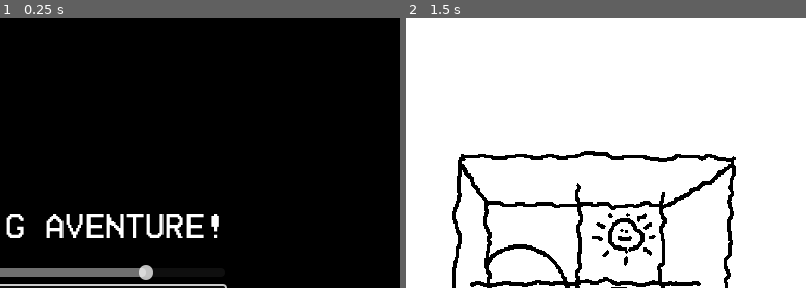
Above: before the commit, frames 1-2 (left to right).
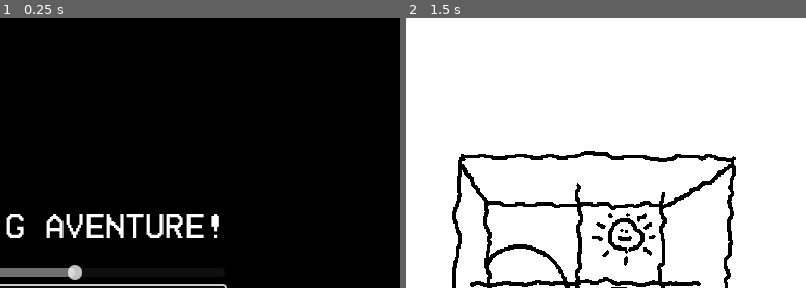
Above: after the commit, the same moments.

Repository: zombietfk/godot.games.bobs-platform-adventure
Game: Godot game, scene res://main_menu.tscn
The game is run twice, just before and just after one commit, with the same random seed, the same clock (stepped at 60 frames per second) and the same inputs.
Inputs:
- Up to frame 1 (0.25 s): no input
- Up to frame 2 (1.5 s): click "Start!" at 0.5 s; tap Enter (interaction) at 1.25 s; hold Right (move_right) from 1.28 s (still down); hold Down (aim_down) from 1.28 s (still down)
The pictures show only the part of the screen within x 50-100%, y 5-55%; the shares and areas given below are measured in that part.

The runs differ from the first frame. In frame 1, 0.8% of the frame differs, in the area x 17-39%, y 91-98%; in frame 2, nothing differs.

Commit message:
Rebalanced and added master volume control to pause menu, added cutscene music

Diff:
--- a/cutscenes/opening.tscn
+++ b/cutscenes/opening.tscn
@@ -7,6 +7,7 @@
 [ext_resource type="Texture2D" uid="uid://dfqbouqi2gdrq" path="res://cutscenes/intro_3.png" id="3_pb3xr"]
 [ext_resource type="FontFile" uid="uid://bl5u1y53d40ig" path="res://ui/HomeVideo-BLG6G.ttf" id="6_ccdgc"]
 [ext_resource type="Script" uid="uid://36fsqxphi64s" path="res://cutscenes/typewriter_label.gd" id="7_3l142"]
+[ext_resource type="AudioStream" uid="uid://ciq23c85qpkvy" path="res://cutscene_music.mp3" id="8_gkbse"]
 
 [sub_resource type="Animation" id="Animation_pb3xr"]
 length = 0.001
@@ -364,3 +365,8 @@
 label_settings = SubResource("LabelSettings_kc107")
 autowrap_mode = 2
 script = ExtResource("7_3l142")
+
+[node name="AudioStreamPlayer" type="AudioStreamPlayer" parent="." unique_id=636644302]
+stream = ExtResource("8_gkbse")
+autoplay = true
+parameters/looping = true
--- a/cutscenes/opening_cutscene_controller.gd
+++ b/cutscenes/opening_cutscene_controller.gd
@@ -42,11 +42,13 @@
 var _c_label_index = 0;
 @export var cutscene_typewriter: TypewriterLabel;
 @export var animation_player: AnimationPlayer;
+@onready var music: AudioStreamPlayer = $AudioStreamPlayer;
 
 func _init()->void:
 	RenderingServer.set_default_clear_color(Color.WHITE);
 
 func _ready()->void:
+	music.seek(2.0);
 	animation_player.play("RESET");
 	cutscene_typewriter.finished_writing.connect(_wait_for_input_then_play_next);
 
--- a/main.tscn
+++ b/main.tscn
@@ -13,6 +13,7 @@
 [ext_resource type="Texture2D" uid="uid://dh2t3yqy7jnph" path="res://ui/face_smile.png" id="6_272bh"]
 [ext_resource type="Texture2D" uid="uid://csbgstbk3iit4" path="res://ui/circular_circle.png" id="7_5vw27"]
 [ext_resource type="Script" uid="uid://dhwpen6bnogod" path="res://ui/cheats_ui_warp_level.gd" id="9_4c57u"]
+[ext_resource type="Script" uid="uid://vmi8mua4h0y1" path="res://ui/master_volume_controller.gd" id="13_w48qg"]
 
 [sub_resource type="LabelSettings" id="LabelSettings_ycdy4"]
 font = ExtResource("4_dg77c")
@@ -55,6 +56,10 @@
 font = ExtResource("4_dg77c")
 font_size = 48
 
+[sub_resource type="LabelSettings" id="LabelSettings_glbon"]
+font = ExtResource("4_dg77c")
+font_size = 18
+
 [node name="Main" type="Node2D" unique_id=1316412496]
 process_mode = 3
 script = ExtResource("1_lquwl")
@@ -205,22 +210,35 @@
 
 [node name="CenterContainer" type="CenterContainer" parent="GameUI/UI/PauseUI" unique_id=530971016]
 layout_mode = 1
-anchors_preset = 8
-anchor_left = 0.5
-anchor_top = 0.5
-anchor_right = 0.5
-anchor_bottom = 0.5
-offset_left = -288.0
-offset_top = -200.0
-offset_right = 288.0
-offset_bottom = 200.0
-grow_horizontal = 2
-grow_vertical = 2
-
-[node name="Label" type="Label" parent="GameUI/UI/PauseUI/CenterContainer" unique_id=2055303644]
+anchors_preset = 15
+anchor_right = 1.0
+anchor_bottom = 1.0
+grow_horizontal = 2
+grow_vertical = 2
+
+[node name="VBoxContainer" type="VBoxContainer" parent="GameUI/UI/PauseUI/CenterContainer" unique_id=524594978]
+layout_mode = 2
+
+[node name="Label" type="Label" parent="GameUI/UI/PauseUI/CenterContainer/VBoxContainer" unique_id=2055303644]
 layout_mode = 2
 text = "PAUSED"
 label_settings = SubResource("LabelSettings_w48qg")
+
+[node name="Label2" type="Label" parent="GameUI/UI/PauseUI/CenterContainer/VBoxContainer" unique_id=1991664065]
+layout_mode = 2
+text = "Master Volume"
+label_settings = SubResource("LabelSettings_glbon")
+
+[node name="MasterVolumeController" type="HBoxContainer" parent="GameUI/UI/PauseUI/CenterContainer/VBoxContainer" unique_id=1303257056]
+layout_mode = 2
+
+[node name="HSlider" type="HSlider" parent="GameUI/UI/PauseUI/CenterContainer/VBoxContainer/MasterVolumeController" unique_id=459014070]
+layout_mode = 2
+size_flags_horizontal = 3
+size_flags_vertical = 1
+value = 75.0
+script = ExtResource("13_w48qg")
+use_current_master_volume = true
 
 [node name="Player" parent="." unique_id=389177389 node_paths=PackedStringArray("camera", "player_heath_ui", "lives_count_label_ui") instance=ExtResource("1_0xm2m")]
 process_mode = 1
@@ -241,3 +259,4 @@
 [connection signal="pressed" from="GameUI/UI/CheatBox/PlayerDifficultyUI/EasyMode" to="GameUI/UI/CheatBox/PlayerDifficultyUI" method="_on_easy_mode_pressed"]
 [connection signal="pressed" from="GameUI/UI/CheatBox/PlayerDifficultyUI/NormalMode" to="GameUI/UI/CheatBox/PlayerDifficultyUI" method="_on_normal_mode_pressed"]
 [connection signal="pressed" from="GameUI/UI/CheatBox/PlayerDifficultyUI/HardMode" to="GameUI/UI/CheatBox/PlayerDifficultyUI" method="_on_hard_mode_pressed"]
+[connection signal="changed" from="GameUI/UI/PauseUI/CenterContainer/VBoxContainer/MasterVolumeController/HSlider" to="GameUI/UI/PauseUI/CenterContainer/VBoxContainer/MasterVolumeController/HSlider" method="_value_changed"]
--- a/main_menu.tscn
+++ b/main_menu.tscn
@@ -3,7 +3,7 @@
 [ext_resource type="FontFile" uid="uid://bl5u1y53d40ig" path="res://ui/HomeVideo-BLG6G.ttf" id="1_06t4h"]
 [ext_resource type="Script" uid="uid://buko0op3ok08h" path="res://main_menu.gd" id="1_fu7sn"]
 [ext_resource type="Texture2D" uid="uid://bo7vwjgkdvcgm" path="res://player/bob_sprite.png" id="2_7vrkn"]
-[ext_resource type="Script" uid="uid://vmi8mua4h0y1" path="res://ui/master_volume_controller.gd" id="4_glbon"]
+[ext_resource type="PackedScene" uid="uid://fxtkyrhbeyuk" path="res://ui/master_volume_controller.tscn" id="4_glbon"]
 [ext_resource type="AudioStream" uid="uid://be6xey68t1ytg" path="res://menu_music.mp3" id="4_jix8l"]
 
 [sub_resource type="LabelSettings" id="LabelSettings_fu7sn"]
@@ -12,10 +12,6 @@
 [sub_resource type="LabelSettings" id="LabelSettings_7vrkn"]
 font = ExtResource("1_06t4h")
 font_size = 32
-
-[sub_resource type="LabelSettings" id="LabelSettings_glbon"]
-font = ExtResource("1_06t4h")
-font_size = 18
 
 [sub_resource type="Theme" id="Theme_06t4h"]
 default_font = ExtResource("1_06t4h")
@@ -70,20 +66,8 @@
 text = "BOB'S BIG AVENTURE!"
 label_settings = SubResource("LabelSettings_7vrkn")
 
-[node name="HBoxContainer2" type="HBoxContainer" parent="CanvasLayer/Control/CenterContainer/VBoxContainer" unique_id=1682632971]
+[node name="MasterVolumeController" parent="CanvasLayer/Control/CenterContainer/VBoxContainer" unique_id=1303257056 instance=ExtResource("4_glbon")]
 layout_mode = 2
-
-[node name="Label" type="Label" parent="CanvasLayer/Control/CenterContainer/VBoxContainer/HBoxContainer2" unique_id=325228546]
-layout_mode = 2
-text = "Master Volume"
-label_settings = SubResource("LabelSettings_glbon")
-
-[node name="HSlider" type="HSlider" parent="CanvasLayer/Control/CenterContainer/VBoxContainer/HBoxContainer2" unique_id=54401804]
-layout_mode = 2
-size_flags_horizontal = 3
-size_flags_vertical = 1
-value = 75.0
-script = ExtResource("4_glbon")
 
 [node name="Button" type="Button" parent="CanvasLayer/Control/CenterContainer/VBoxContainer" unique_id=1303368107]
 layout_mode = 2
@@ -95,5 +79,4 @@
 autoplay = true
 parameters/looping = true
 
-[connection signal="changed" from="CanvasLayer/Control/CenterContainer/VBoxContainer/HBoxContainer2/HSlider" to="CanvasLayer/Control/CenterContainer/VBoxContainer/HBoxContainer2/HSlider" method="_value_changed"]
 [connection signal="pressed" from="CanvasLayer/Control/CenterContainer/VBoxContainer/Button" to="." method="_begin_game"]
--- a/project_time_traker.json
+++ b/project_time_traker.json
@@ -1,9 +1,9 @@
 {
-  "2D": 73317.3076994419,
+  "2D": 73508.6478137969,
   "AFK": 530.968808412552,
   "AssetLib": 818.369792461395,
-  "Editor": 514655.508683682,
-  "External": 360875.222052336,
-  "Game": 38686.6021957398,
-  "Script": 40958.0069437028
+  "Editor": 521101.969501734,
+  "External": 365866.85464263,
+  "Game": 39246.9205162526,
+  "Script": 41661.1767365933
 }
--- a/ui/master_volume_controller.gd
+++ b/ui/master_volume_controller.gd
@@ -1,13 +1,34 @@
 extends HSlider
 
+@export var use_current_master_volume := false;
+
 func _ready()->void:
-	_set_volume(value);
+	if use_current_master_volume:
+		value = (AudioServer.get_bus_volume_db(
+			AudioServer.get_bus_index("Master")
+		) + 40) / 0.40;
+	else:
+		_set_volume(value);
 
 func _value_changed(new_value: float)->void:
 	_set_volume(new_value);
 
 func _set_volume(to: float):
-	AudioServer.set_bus_volume_db(
-		AudioServer.get_bus_index("Master"),
-		to * 0.8 - 80
-	);
+	if to == 0:
+		AudioServer.set_bus_mute(
+			AudioServer.get_bus_index("Master"),
+			true
+		);
+	else:
+		AudioServer.set_bus_mute(
+			AudioServer.get_bus_index("Master"),
+			false
+		);
+		AudioServer.set_bus_volume_db(
+			AudioServer.get_bus_index("Master"),
+			to * 0.40 - 40
+		);
+
+#  = AudioServer.get_bus_volume_db(AudioServer.get_bus_index("Master"))\
+# v * 0.8 - 80 = d
+# (d + 80) / 0.8
--- /dev/null
+++ b/ui/master_volume_controller.tscn
@@ -0,0 +1,24 @@
+[gd_scene format=3 uid="uid://fxtkyrhbeyuk"]
+
+[ext_resource type="FontFile" uid="uid://bl5u1y53d40ig" path="res://ui/HomeVideo-BLG6G.ttf" id="1_skyfm"]
+[ext_resource type="Script" uid="uid://vmi8mua4h0y1" path="res://ui/master_volume_controller.gd" id="2_f8mfy"]
+
+[sub_resource type="LabelSettings" id="LabelSettings_glbon"]
+font = ExtResource("1_skyfm")
+font_size = 18
+
+[node name="MasterVolumeController" type="HBoxContainer" unique_id=1303257056]
+
+[node name="Label" type="Label" parent="." unique_id=569734307]
+layout_mode = 2
+text = "Master Volume"
+label_settings = SubResource("LabelSettings_glbon")
+
+[node name="HSlider" type="HSlider" parent="." unique_id=459014070]
+layout_mode = 2
+size_flags_horizontal = 3
+size_flags_vertical = 1
+value = 50.0
+script = ExtResource("2_f8mfy")
+
+[connection signal="changed" from="HSlider" to="HSlider" method="_value_changed"]
Not shown, added: cutscene_music.mp3.import
Not shown, changed: credits
Not shown, added: cutscene_music.mp3
